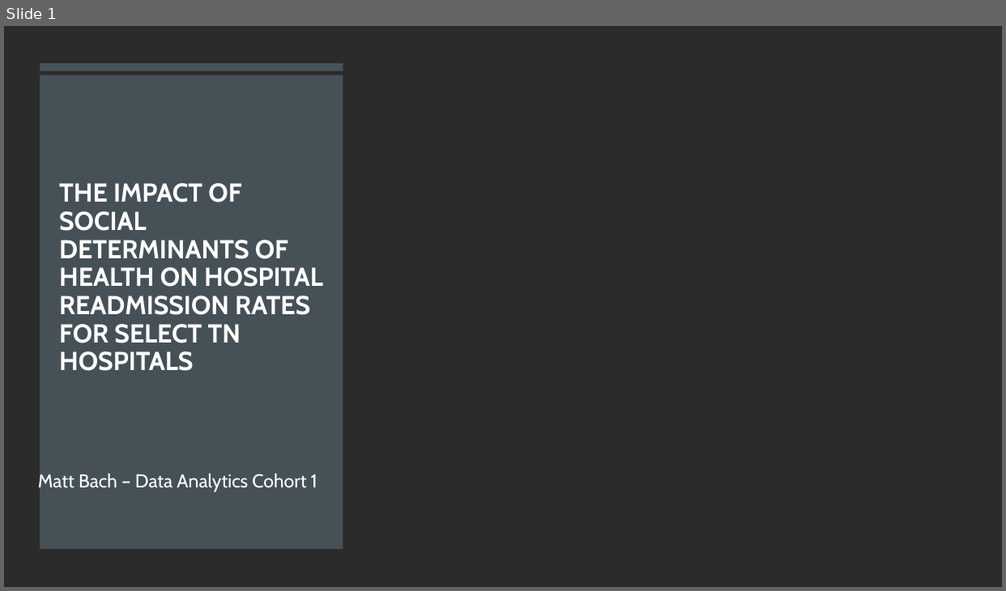
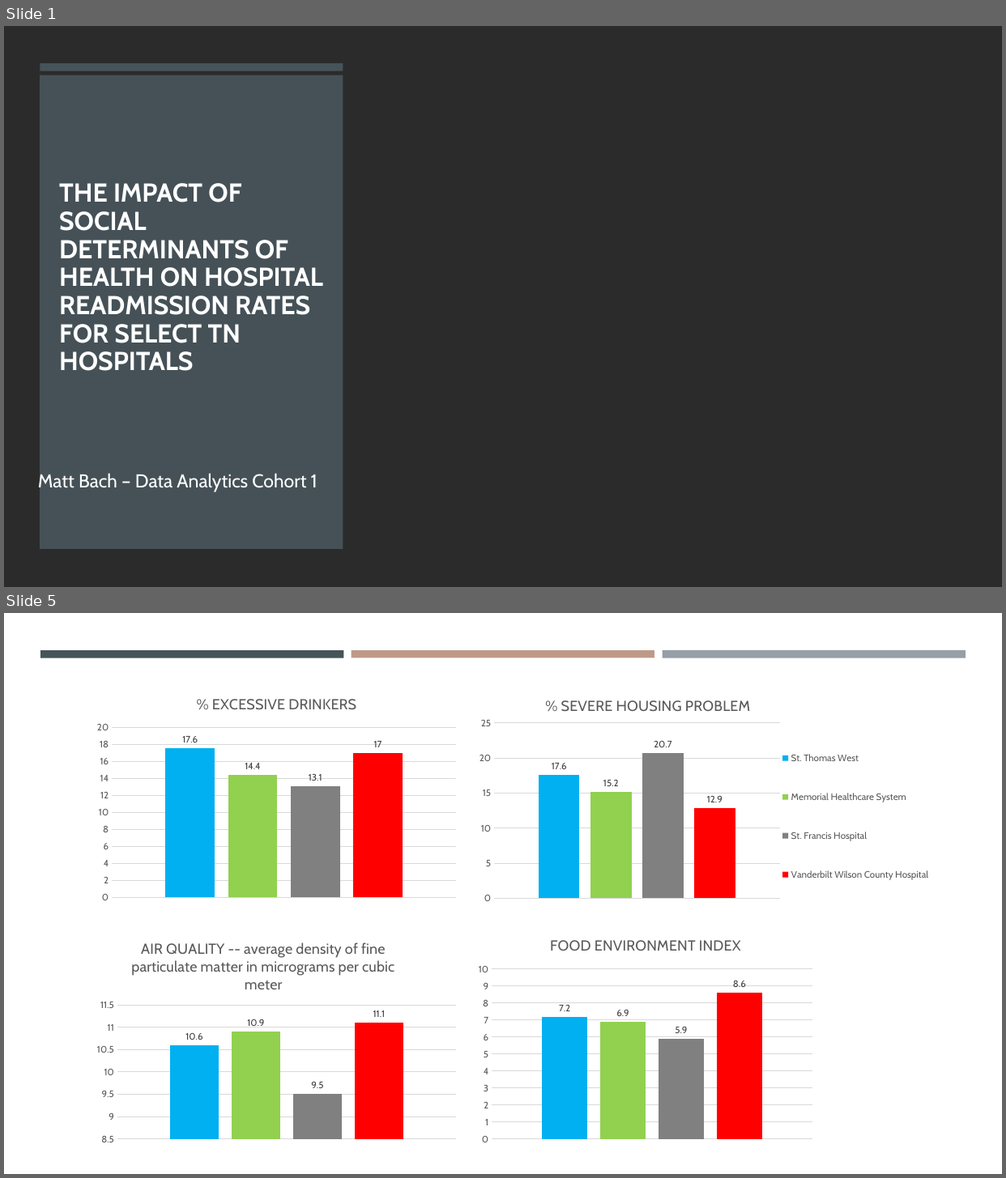
Before and after one commit to tammscaley73/CAPSTONE_SDoH-Impact-on-Hospital-Readmissions, a slide deck: The Impact of Social Determinants of Health on [Autosaved].pptm. Shown one above the other, each under a label of ours: slide 1 before the commit, slides 1 and 5 after it; the slides between them are not shown. The pictures are 1006x591 and 1006x1178 pixels, drawn with LibreOffice and Linux fonts; fonts in the diff are those of the drawing; background and template pictures are left out; a plain dark background stands for a picture behind light text. Boxes give left, top, right and bottom in pixels: in the first picture for what was removed or moved away, otherwise in the second. Text is boxed around its words. In the diff, an @@ line names an element or a change of style, - is before the commit and + after.

```diff
--- a/The Impact of Social Determinants of Health on [Autosaved].pptm
+++ b/The Impact of Social Determinants of Health on [Autosaved].pptm
@@ slide 5 added at [4, 613, 1002, 1174], background #FFFFFF @@
@@ rectangle added at [40, 650, 344, 658], fill #465359 @@
@@ rectangle added at [351, 650, 654, 658], fill #BF9988 @@
@@ rectangle added at [662, 650, 965, 658], fill #969FA7 @@
@@ column chart added at [89, 683, 463, 908] @@
+title "% EXCESSIVE DRINKERS "
+categories: 1
+Series 1: 17.6
+Series 2: 14.4
+Series 3: 13.1
+Series 4: 17
@@ column chart added at [472, 683, 934, 908] @@
+title "% SEVERE HOUSING PROBLEM "
+categories: 1
+St. Thomas West: 17.6
+Memorial Healthcare System: 15.2
+St. Francis Hospital : 20.7
+Vanderbilt Wilson County Hospital: 12.9
@@ column chart added at [89, 925, 463, 1150] @@
+title "AIR QUALITY -- average density of fine particulate matter in micrograms per cubic meter "
+categories: 1
+Series 1: 10.6
+Series 2: 10.9
+Series 3: 9.5
+Series 4: 11.1
@@ column chart added at [472, 925, 820, 1150] @@
+title "FOOD ENVIRONMENT INDEX "
+categories: 1
+Series 1: 7.2
+Series 2: 6.9
+Series 3: 5.9
+Series 4: 8.6
```
Also in this commit, not shown: 7 slides changed, 11 other slides added.
